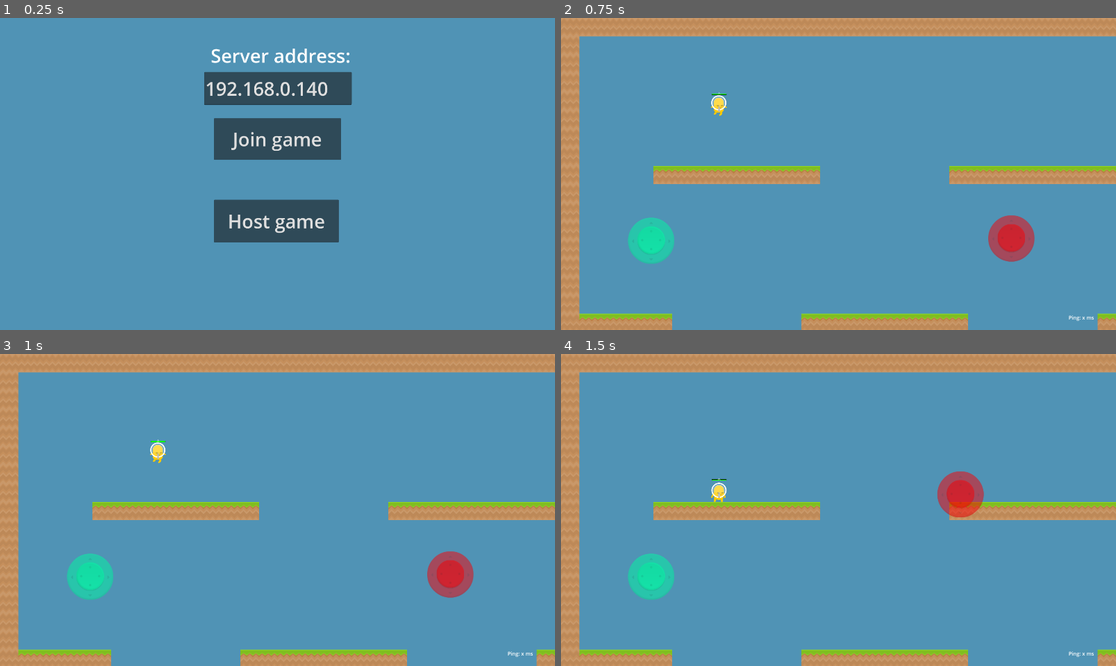
Above: before the commit, frames 1-4 (two rows, left to right).
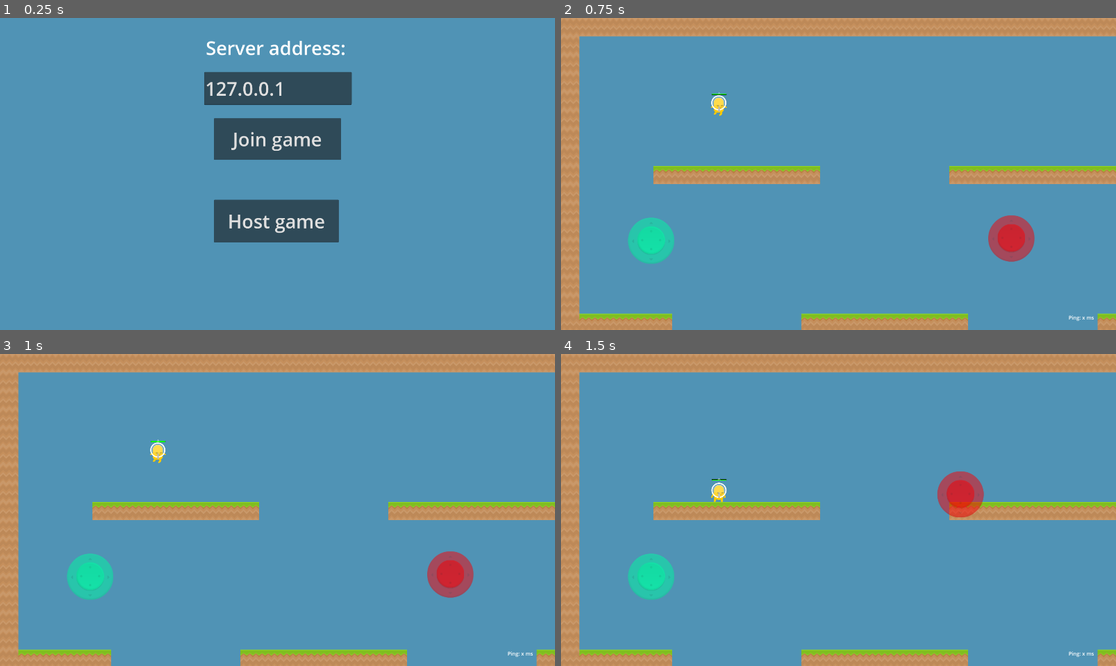
Above: after the commit, the same moments.

Repository: pekuja/rocket-tag-mobile
Game: Godot game, scene res://scenes/main_menu.tscn
Same seed, same stepped clock (60 frames per second), same inputs: the game is played once before the commit and once after it.
Inputs (mouse positions are in pixels of both pictures, inside the frame that each line leads up to):
- Up to frame 1 (0.25 s): no input
- Up to frame 2 (0.75 s): click "Join game" at 0.5 s
- Up to frame 3 (1 s): no input
- Up to frame 4 (1.5 s): move the mouse to (960, 494) at 1.27 s; click (960, 494) at 1.42 s

The runs differ from the first frame. In frame 1, 1.2% of the frame differs, in the area x 37-63%, y 7-25%; in frame 2, nothing differs; in frame 3, nothing differs; in frame 4, nothing differs.

Commit message:
Added passing the server address from the main menu to the client, and saving it in a file
Connected the text box in the main menu so the entered address is passed to the client script. Also I added saving the server address into a file, because I wanted to be able to connect to a remote server without typing the address in every time and without including it in the game data.

Diff:
--- a/scenes/client.gd
+++ b/scenes/client.gd
@@ -6,9 +6,10 @@
 @onready var local_player = $LocalPlayer
 @onready var ping_label = $CanvasLayer/Ping
 
-const SERVER_IP_ADDRESS = "192.168.0.140"
 const PING_INTERVAL_US = 100000
 const PING_RESULTS_TO_AVERAGE = 10
+
+@export var server_address = "127.0.0.1"
 
 var _next_projectile_id = 0
 var _ping_send_time = 0
@@ -23,7 +24,9 @@
 
 	camera.local_player = local_player
 
-	_peer.create_client(SERVER_IP_ADDRESS, PORT)
+	print("Connecting to server at ", server_address)
+
+	_peer.create_client(server_address, PORT)
 	multiplayer.multiplayer_peer = _peer
 
 	multiplayer.connected_to_server.connect(_on_connected_to_server)
--- a/scenes/main_menu.gd
+++ b/scenes/main_menu.gd
@@ -3,9 +3,24 @@
 @export var server_scene : PackedScene
 @export var client_scene : PackedScene
 
+@onready var _serverAddressLineEdit = $ServerAddress
+
+const SETTINGS_FILE_NAME = "user://settings.cfg"
+
+func _ready():
+	if FileAccess.file_exists(SETTINGS_FILE_NAME):
+		var settings_file = FileAccess.open(SETTINGS_FILE_NAME, FileAccess.READ)
+		var address = settings_file.get_line()
+		_serverAddressLineEdit.text = address
+
 func _on_join_game_pressed() -> void:
+	var address = _serverAddressLineEdit.text
+	var settings_file = FileAccess.open(SETTINGS_FILE_NAME, FileAccess.WRITE)
+	settings_file.store_line(address)
+
 	var scene = client_scene.instantiate()
 	scene.name = "Sync"
+	scene.server_address = address
 	var root = get_tree().get_root()
 	root.add_child(scene)
 	hide()
--- a/scenes/main_menu.tscn
+++ b/scenes/main_menu.tscn
@@ -16,7 +16,7 @@
 server_scene = ExtResource("2_xc8l4")
 client_scene = ExtResource("3_6bhb5")
 
-[node name="Button" type="Button" parent="."]
+[node name="JoinButton" type="Button" parent="."]
 layout_mode = 0
 offset_left = 740.0
 offset_top = 347.0
@@ -25,7 +25,7 @@
 theme = ExtResource("1_0x6nd")
 text = "Join game"
 
-[node name="Button2" type="Button" parent="."]
+[node name="HostButton" type="Button" parent="."]
 layout_mode = 0
 offset_left = 740.0
 offset_top = 629.0
@@ -37,15 +37,15 @@
 
 [node name="Label" type="Label" parent="."]
 layout_mode = 0
-offset_left = 692.0
-offset_top = 85.0
-offset_right = 1251.0
-offset_bottom = 175.0
+offset_left = 675.0
+offset_top = 58.0
+offset_right = 1234.0
+offset_bottom = 148.0
 theme = ExtResource("1_0x6nd")
 text = "Server address:"
 horizontal_alignment = 1
 
-[node name="LineEdit" type="LineEdit" parent="."]
+[node name="ServerAddress" type="LineEdit" parent="."]
 layout_mode = 1
 anchors_preset = 8
 anchor_left = 0.5
@@ -59,7 +59,7 @@
 grow_horizontal = 2
 grow_vertical = 2
 theme = ExtResource("1_0x6nd")
-text = "192.168.0.140"
+text = "127.0.0.1"
 
-[connection signal="pressed" from="Button" to="." method="_on_join_game_pressed"]
-[connection signal="pressed" from="Button2" to="." method="_on_host_game_pressed"]
+[connection signal="pressed" from="JoinButton" to="." method="_on_join_game_pressed"]
+[connection signal="pressed" from="HostButton" to="." method="_on_host_game_pressed"]
